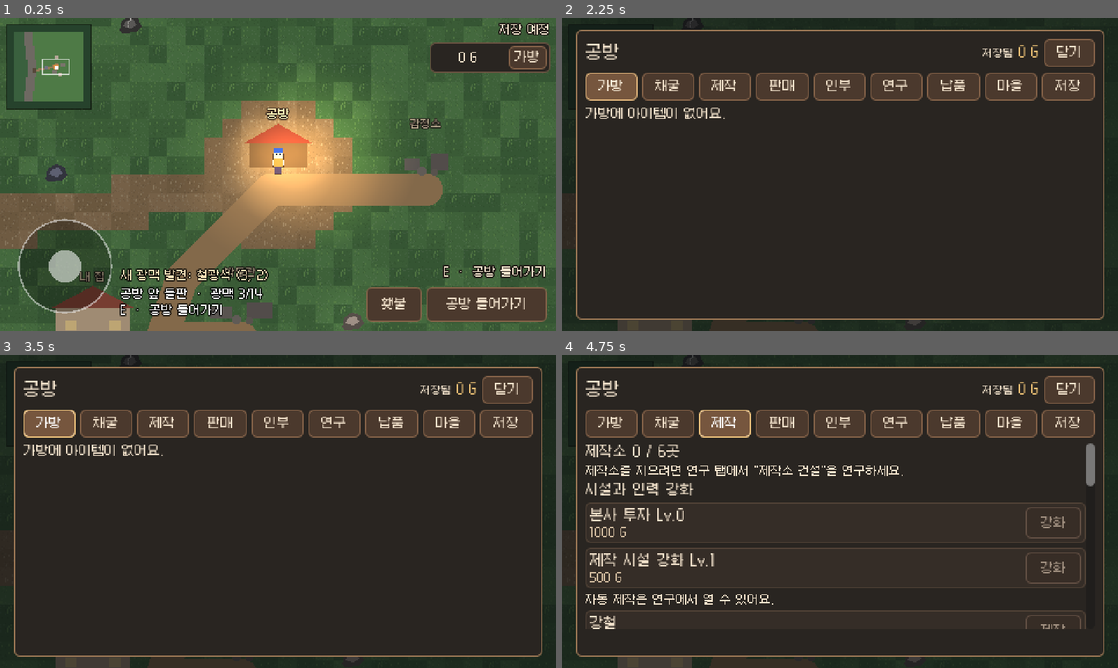
Above: before the commit, frames 1-4 (two rows, left to right).
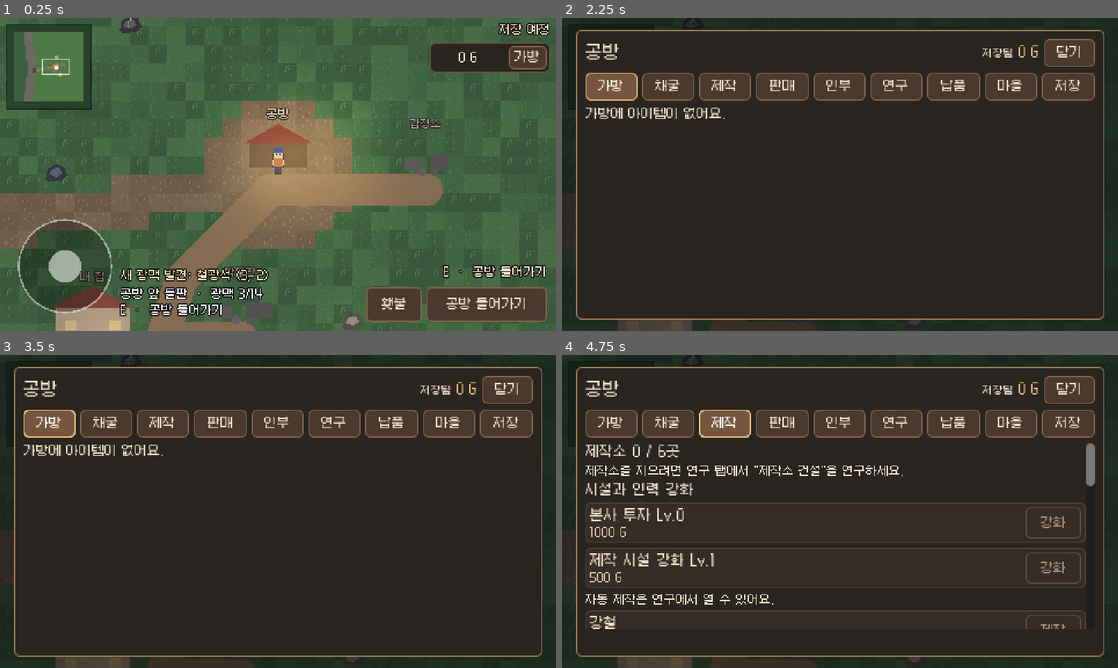
Above: after the commit, the same moments.

Repository: Bellsier/mining-workshop-godot
Game: Godot game, scene res://scenes/world/world_map.tscn
Two runs of this game, one before a commit and one after it. Both use one fixed random seed, a clock stepped at 60 frames per second and the inputs below.
Inputs:
- Up to frame 1 (0.25 s): no input
- Up to frame 2 (2.25 s): click "가방" at 0.5 s; click "닫기" at 1.25 s; click "공방 들어가기" at 2 s
- Up to frame 3 (3.5 s): click "가방" at 2.75 s
- Up to frame 4 (4.75 s): click "채굴" at 3.5 s; click "제작" at 4.25 s

The runs differ from the first frame. In frame 1, 6.4% of the frame differs, in the area x 19-67%, y 26-100%; in frame 2, less than 0.1%; in frame 3, less than 0.1%; in frame 4, less than 0.1%.

Commit message:
Draw the dusk light into one small light map, as the web game does
Godot's 2D lights shade every pixel of everything once per light, so the
dozen lamps of a village halved the frame rate of the software-rendered
web build (21 -> 11 fps in headless Chromium) and slowed the Firefox and
WebKit save E2E past their waits.

scripts/world/world_light.gd ports web light.js tdRenderLighting: the
darkness is painted into a light map of 0.34 of the screen, every light
clears a soft hole in it (a multiply blend, like canvas destination-out)
and leaves its warm or ore coloured glow, and the map is laid over the
world once, under the HUD. The map shrinks to 0.25 and 0.2 when frames
get slow (tdQualityFor). The light list now follows tdLightList and the
lights it is given: the lantern and aura round the player, the workshop
lamp and windows, hut forges, found veins in the web colours, torches,
workers, open facilities, the plaza lamps, the house and garden
lanterns. 19 fps again in the same build.

world_objects_test checks the light map size, that no per-light 2D
light or canvas tint is left, the web's light list and the quality
steps and dusk cycle.

Co-Authored-By: Claude Opus 5.5 <noreply@anthropic.com>
Claude-Session: https://claude.ai/code/session_01Ni93vnhU9bsfByP9NM4NRG

Diff:
--- /dev/null
+++ b/scripts/world/world_light.gd
@@ -0,0 +1,277 @@
+extends Node2D
+## The dusk tint and its lights, drawn like web topdown/light.js tdRenderLighting: the darkness is painted into a
+## small "light map" (a fraction of the screen), every light clears a soft hole in it and leaves a warm or ore
+## coloured glow, and the map is laid over the world once. So any number of lights costs one small map and one
+## screen pass (Godot's own 2D lights shade every pixel of everything once per light, which halved the frame
+## rate of the software-rendered web build). The map shrinks by itself when frames get slow (web tdQualityFor).
+## Drawing only: no game value depends on it and nothing is saved.
+
+const Layout := preload("res://scripts/village_layout.gd")
+
+const UNIT := 64.0
+## web TD_LIGHT
+const CYCLE_MS := 8 * 60 * 1000
+const MIN_DARK := 0.10
+const MAX_DARK := 0.34
+const AMBIENT := Color8(16, 22, 42)
+const MAP_SCALE := [0.34, 0.25, 0.2]
+## web TD_RES_COLORS[resource][0]: the glow colour of a found vein.
+const VEIN_RGB := {
+	"iron": Color8(0xb8, 0x70, 0x4f), "coal": Color8(0x2c, 0x30, 0x34), "mana": Color8(0x8a, 0x5c, 0xd6),
+	"crystal": Color8(0x4f, 0xc4, 0xdc), "rareMetal": Color8(0xb9, 0xc3, 0xcc), "relic": Color8(0xc9, 0xa2, 0x4a),
+	"cosmicShard": Color8(0xe0, 0x6f, 0xa8), "plasma": Color8(0xff, 0x4f, 0xcf),
+}
+const WARM := Color8(255, 210, 130)
+
+## Clears the dark: dst *= (1 - a), where a is the hole's strength times its soft edge. Multiplying colour and
+## alpha alike keeps the map premultiplied, as the canvas 'destination-out' of the web leaves it.
+const HOLE_SHADER := """
+shader_type canvas_item;
+render_mode blend_mul, unshaded;
+void fragment() {
+	COLOR = vec4(1.0 - COLOR.a);
+}
+"""
+
+var economy: Node
+var world: RefCounted
+var player: Node2D
+var workers: Node
+## Fixed darkness for tests and screenshots (web TD.forceDarkness); negative follows the clock.
+var force_darkness := -1.0
+var quality := 0
+
+var _map: SubViewport
+var _dark: Node2D
+var _holes: Node2D
+var _glows: Node2D
+var _hole_tex: Texture2D
+var _glow_tex: Texture2D
+var _lights: Array = []
+var _darkness := MIN_DARK
+var _frames := 0
+var _frame_avg := -1.0
+var _checks := 0
+
+
+func setup(game_economy: Node, world_state: RefCounted, walker: Node2D, worker_node: Node) -> void:
+	economy = game_economy
+	world = world_state
+	player = walker
+	workers = worker_node
+	z_index = 4000
+	z_as_relative = false
+	_hole_tex = _radial([[0.0, 1.0], [0.55, 0.45], [1.0, 0.0]])
+	_glow_tex = _radial([[0.0, 1.0], [0.5, 0.4], [1.0, 0.0]])
+	_map = SubViewport.new()
+	_map.name = "LightMap"
+	_map.transparent_bg = true
+	_map.disable_3d = true
+	_map.render_target_update_mode = SubViewport.UPDATE_ALWAYS
+	add_child(_map)
+	_dark = _painter("Dark", null)
+	var hole_material := ShaderMaterial.new()
+	hole_material.shader = Shader.new()
+	hole_material.shader.code = HOLE_SHADER
+	_holes = _painter("Holes", hole_material)
+	_glows = _painter("Glows", null)
+	_dark.draw.connect(func() -> void: _dark.draw_rect(Rect2(Vector2.ZERO, Vector2(_map.size)), Color(AMBIENT, _darkness)))
+	_holes.draw.connect(_draw_holes)
+	_glows.draw.connect(_draw_glows)
+	var shown := CanvasItemMaterial.new()
+	shown.blend_mode = CanvasItemMaterial.BLEND_MODE_PREMULT_ALPHA
+	material = shown
+
+
+## A radial fade from the centre to the edge of the square, white with these [offset, alpha] stops.
+static func _radial(stops: Array) -> Texture2D:
+	var gradient := Gradient.new()
+	gradient.offsets = PackedFloat32Array(stops.map(func(s: Array) -> float: return s[0]))
+	gradient.colors = PackedColorArray(stops.map(func(s: Array) -> Color: return Color(1, 1, 1, s[1])))
+	var texture := GradientTexture2D.new()
+	texture.gradient = gradient
+	texture.fill = GradientTexture2D.FILL_RADIAL
+	texture.fill_from = Vector2(0.5, 0.5)
+	texture.fill_to = Vector2(1.0, 0.5)
+	texture.width = 64
+	texture.height = 64
+	return texture
+
+
+func _painter(node_name: String, mat: Material) -> Node2D:
+	var node := Node2D.new()
+	node.name = node_name
+	node.material = mat
+	_map.add_child(node)
+	return node
+
+
+## web tdAmbientDarkness: a smooth cycle between MIN_DARK and MAX_DARK.
+static func darkness(now_ms: float) -> float:
+	var ph := fposmod(now_ms, CYCLE_MS) / CYCLE_MS
+	var k := 0.5 - 0.5 * cos(ph * TAU)
+	return MIN_DARK + (MAX_DARK - MIN_DARK) * k
+
+
+## web tdFlicker
+static func flicker(now_ms: float, seed: float) -> float:
+	return 0.88 + 0.12 * sin(now_ms / 140.0 + seed) * sin(now_ms / 53.0 + seed * 1.7)
+
+
+## web tdQualityFor: 0 full, 1 reduced, 2 low, from the average frame time in ms.
+static func quality_for(avg_ms: float, current: int) -> int:
+	if avg_ms > 34.0:
+		return 2
+	if avg_ms > 24.0:
+		return maxi(current, 1)
+	if avg_ms < 19.0 and current > 0:
+		return current - 1
+	return current
+
+
+## Every light in world units {kind, x, y, r, rgb, strength, glow} (web tdLightList with the village, plaza,
+## house, garden and worker lights it is given). `at` is the player's feet, or null inside nothing.
+static func light_list(world_state: RefCounted, village: Dictionary, garden_carry: int, at: Variant, now_ms: float,
+		dark: float, worker_spots: Array) -> Array:
+	var out: Array = []
+	if at is Vector2:
+		# graphics pass 2 lantern: next to nothing in full day, a soft warm pool at the darkest dusk
+		var k := clampf((dark - MIN_DARK - 0.02) / (MAX_DARK - MIN_DARK - 0.02), 0.0, 1.0)
+		out.append({"kind": "lantern", "x": at.x, "y": at.y - 0.22, "r": 1.1 + 0.5 * k, "rgb": Color8(255, 214, 150),
+			"strength": 0.12 + 0.68 * k, "glow": 0.4 + 0.9 * k})
+		out.append({"kind": "aura", "x": at.x, "y": at.y - 0.15, "r": 0.8, "rgb": Color8(255, 236, 190), "strength": 0.6})
+	var b: Vector2i = world_state.base
+	out.append({"kind": "lamp", "x": b.x + 0.62, "y": b.y - 0.3, "r": 1.6 * flicker(now_ms, 1), "rgb": WARM, "strength": 0.9})
+	for i in 2:
+		out.append({"kind": "window", "x": b.x + [-0.24, 0.26][i], "y": b.y - 0.3, "r": 0.55, "rgb": WARM, "strength": 0.5 * flicker(now_ms, 3 + i)})
+	for i in world_state.workshops.size():
+		var w: Dictionary = world_state.workshops[i]
+		out.append({"kind": "forge", "x": w.x - 0.17, "y": w.y - 0.2, "r": 0.7 * flicker(now_ms, 7 + i), "rgb": Color8(255, 150, 70), "strength": 0.6})
+	for m: Dictionary in world_state.mines:
+		if not world_state.is_discovered(m):
+			continue # a hidden vein never glows: light must not give it away
+		var secured: bool = m.developmentState == "secured"
+		out.append({"kind": "vein", "x": m.x, "y": m.y - 0.05, "r": 0.8 if secured else 0.55,
+			"rgb": VEIN_RGB.get(m.resource, Color8(0xcc, 0xcc, 0xcc)), "strength": 0.5 if secured else 0.32})
+	for i in world_state.torches.size():
+		var t: Dictionary = world_state.torches[i]
+		out.append({"kind": "torch", "x": t.x, "y": t.y - 0.25, "r": 1.35 * flicker(now_ms, 11 + i * 2.3), "rgb": Color8(255, 176, 92),
+			"strength": 0.95, "glow": 2.4})
+	# web tdWorkerLights: a small lamp over each worker in sight
+	for p: Vector2 in worker_spots:
+		out.append({"kind": "worker", "x": p.x, "y": p.y - 0.3, "r": 0.75, "rgb": Color8(255, 236, 190), "strength": 0.45})
+	# web tdVillageLights: the open facilities
+	var sites: Dictionary = village.get("sites", {}) if village.get("sites") is Dictionary else {}
+	var stage: Dictionary = village.get("stage", {}) if village.get("stage") is Dictionary else {}
+	for i in Layout.ORDER.size():
+		var k: String = Layout.ORDER[i]
+		var site: Variant = sites.get(k)
+		if not site is Dictionary or int(stage.get(k, 0)) < 2:
+			continue
+		if k == "appraiser":
+			out.append({"kind": "village", "x": site.x - 0.2, "y": site.y - 0.2, "r": 0.6, "rgb": WARM, "strength": 0.5 * flicker(now_ms, 20 + i)})
+		else:
+			var donated: int = village.get("donated", []).size()
+			out.append({"kind": "village", "x": site.x, "y": site.y - 0.25, "r": 0.9, "rgb": Color8(255, 220, 150),
+				"strength": 0.4 + 0.04 * mini(6, ceili(donated / 2.0))})
+	if village.get("district") is Dictionary:
+		var parts := Layout.district_parts(village.district)
+		# web tdPlazaLights: the two plaza lamps; tdHouseLights: the house's door lantern
+		for i in 2:
+			out.append({"kind": "plaza", "x": parts.plaza.x + [-1, 1][i] * 0.72, "y": parts.plaza.y + 0.5 - 0.3, "r": 0.85,
+				"rgb": Color8(255, 214, 140), "strength": 0.62 * flicker(now_ms, 40 + i)})
+		out.append({"kind": "house", "x": parts.house.x + 0.23, "y": parts.house.y - 0.31, "r": 0.85, "rgb": Color8(255, 206, 128),
+			"strength": 0.5 * flicker(now_ms, 61)})
+		# web tdGardenLights: stone lanterns in the garden, not the one being carried
+		var cells := Layout.garden_cells(village)
+		var i := 0
+		for d: Dictionary in village.get("decor", []):
+			var cell := int(d.cell)
+			if cell != garden_carry and cell < cells.size() and Layout.decor_def(d.kind).get("light", false):
+				out.append({"kind": "garden", "x": cells[cell].x, "y": cells[cell].y - 0.2, "r": 0.6, "rgb": Color8(255, 214, 140),
+					"strength": 0.45 * flicker(now_ms, 80 + cell + i)})
+			i += 1
+	return out
+
+
+func _process(delta: float) -> void:
+	if world == null:
+		return
+	# web: the average frame time sets the quality, checked every 30 frames, the first 20 frames not counted
+	_frames += 1
+	if _frames > 20:
+		var dt := minf(100.0, delta * 1000.0)
+		_frame_avg = dt if _frame_avg < 0.0 else _frame_avg * 0.95 + dt * 0.05
+		_checks += 1
+		if _checks % 30 == 0:
+			quality = quality_for(_frame_avg, quality)
+	var now := Time.get_unix_time_from_system() * 1000.0
+	_darkness = force_darkness if force_darkness >= 0.0 else darkness(now)
+	var spots: Array = []
+	if workers != null:
+		for s: Dictionary in workers._sim.values():
+			if not s.get("hidden", false):
+				spots.append(Vector2(s.x, s.y))
+	var village: Dictionary = economy.state.village if economy != null else {}
+	var carry: int = int(economy.garden_ui.carry) if economy != null else -1
+	var at: Variant = player.position / UNIT if is_instance_valid(player) else null
+	_lights = light_list(world, village, carry, at, now, _darkness, spots)
+	var screen := get_viewport_rect().size
+	var scale_k: float = MAP_SCALE[quality]
+	var size := Vector2i(maxi(1, ceili(screen.x * scale_k)), maxi(1, ceili(screen.y * scale_k)))
+	if _map.size != size:
+		_map.size = size
+	_dark.queue_redraw()
+	_holes.queue_redraw()
+	_glows.queue_redraw()
+	queue_redraw()
+
+
+## Where a world point lands on the light map, and how many map pixels one world unit is.
+func _to_map(x: float, y: float) -> Vector2:
+	var screen := get_viewport().get_canvas_transform() * (Vector2(x, y) * UNIT)
+	return screen * (Vector2(_map.size) / get_viewport_rect().size)
+
+
+func _unit_on_map() -> float:
+	return UNIT * get_viewport().get_canvas_transform().get_scale().x * float(_map.size.x) / get_viewport_rect().size.x
+
+
+## Lights off the map are skipped (web onScreen).
+func _on_map(l: Dictionary, unit: float) -> bool:
+	var p := _to_map(l.x, l.y)
+	var r: float = l.r * unit
+	return not (p.x + r < 0.0 or p.y + r < 0.0 or p.x - r > _map.size.x or p.y - r > _map.size.y)
+
+
+func _draw_holes() -> void:
+	var unit := _unit_on_map()
+	for l: Dictionary in _lights:
+		if not _on_map(l, unit):
+			continue
+		var p := _to_map(l.x, l.y)
+		var r: float = l.r * unit
+		_holes.draw_texture_rect(_hole_tex, Rect2(p - Vector2(r, r), Vector2(r, r) * 2.0), false, Color(1, 1, 1, l.strength))
+
+
+## web: soft coloured glows over the cleared dark (not for the helmet lamp, which only clears).
+func _draw_glows() -> void:
+	var unit := _unit_on_map()
+	var k := 0.35 + _darkness * 1.4
+	for l: Dictionary in _lights:
+		if l.kind == "headlamp" or not _on_map(l, unit):
+			continue
+		var p := _to_map(l.x, l.y)
+		var rr: float = l.r * unit * 0.75
+		var a := minf(0.42, 0.16 * l.strength * k * float(l.get("glow", 1.0)))
+		var c: Color = l.rgb
+		_glows.draw_texture_rect(_glow_tex, Rect2(p - Vector2(rr, rr), Vector2(rr, rr) * 2.0), false, Color(c, a))
+
+
+## The light map over the whole screen (in world coordinates, under the HUD).
+func _draw() -> void:
+	var inverse := get_viewport().get_canvas_transform().affine_inverse()
+	var screen := get_viewport_rect().size
+	var top_left := inverse * Vector2.ZERO
+	var bottom_right := inverse * screen
+	draw_texture_rect(_map.get_texture(), Rect2(top_left, bottom_right - top_left), false)
--- a/scripts/world/world_objects.gd
+++ b/scripts/world/world_objects.gd
@@ -2,8 +2,7 @@
 ## What stands on the world map besides the ground, the veins and the scenery (web topdown render/sprites/light):
 ## the village ground (plaza, roads, garden lawn), the craft huts, the appraiser and the museum by restoration
 ## stage, the player's house, the garden decorations and the torches, with their wall boxes (they block the
-## player like the web worldObstacles), and the light: a slow dusk cycle with warm lights at the workshop lamp,
-## the huts' forges, the found veins, the torches, the lantern decorations and round the player.
+## player like the web worldObstacles), the hired workers (world_workers.gd) and the dusk light (world_light.gd).
 ## Drawing and collision only; the rules are in scripts/workshop.gd and scripts/village_layout.gd.
 
 const WorldData := preload("res://scripts/world/world_data.gd")
@@ -11,15 +10,6 @@
 const FONT := preload("res://fonts/Galmuri9.ttf")
 
 const UNIT := 64.0
-## web TD_LIGHT: one day-to-dusk cycle, the lightest and darkest tint and its colour.
-const CYCLE_MS := 8 * 60 * 1000
-const MIN_DARK := 0.10
-const MAX_DARK := 0.34
-const AMBIENT := Color8(16, 22, 42)
-const VEIN_LIGHT := {
-	"iron": Color("c8b8a8"), "coal": Color("8a8ca0"), "mana": Color("58c9a6"), "crystal": Color("a9dafb"),
-	"rareMetal": Color("edbd64"), "relic": Color("df8b66"), "cosmicShard": Color("c99aee"), "plasma": Color("ea7ec7"),
-}
 
 var economy: Node
 var world: RefCounted
@@ -27,12 +17,7 @@
 var _bodies: Node2D
 var _bodies_key := ""
 var _draw_key := ""
-var _modulate: CanvasModulate
-var _lights: Node2D
-var _light_texture: Texture2D
-var _player_lights: Array[PointLight2D] = []
-var _lights_key := ""
-var _flicker: Array = []
+var light: Node2D
 
 
 func setup(game_economy: Node, world_state: RefCounted, walker: Node2D) -> void:
@@ -42,20 +27,14 @@
 	_bodies = Node2D.new()
 	_bodies.name = "VillageBodies"
 	add_child(_bodies)
-	_lights = Node2D.new()
-	_lights.name = "Lights"
-	add_child(_lights)
 	var workers := preload("res://scripts/world/world_workers.gd").new()
 	workers.name = "Workers"
 	add_child(workers)
 	workers.setup(economy, world)
-	_modulate = CanvasModulate.new()
-	_modulate.name = "Dusk"
-	get_parent().get_parent().add_child.call_deferred(_modulate)
-	_light_texture = _make_light_texture()
-	for i in 2:
-		var light := _light()
-		_player_lights.append(light)
+	light = preload("res://scripts/world/world_light.gd").new()
+	light.name = "Light"
+	add_child(light)
+	light.setup(economy, world, player, workers)
 	if economy != null:
 		economy.changed.connect(_refresh)
 	_refresh()
@@ -88,12 +67,7 @@
 			_add_box(Layout.object_box("workshop", w.x, w.y))
 		for o: Dictionary in Layout.village_boxes(village, int(economy.garden_ui.carry) if economy != null else -1):
 			_add_box(o)
-	var lights_key := JSON.stringify([key, world.torches, world.mines.filter(func(m: Dictionary) -> bool: return world.is_discovered(m)).map(
-		func(m: Dictionary) -> Array: return [m.id, m.developmentState])])
-	if lights_key != _lights_key:
-		_lights_key = lights_key
-		_build_fixed_lights()
-	var draw_key := JSON.stringify([lights_key, world.workshops, village.get("stage"), economy.garden_ui if economy != null else {}])
+	var draw_key := JSON.stringify([key, world.torches, world.workshops, village.get("stage"), economy.garden_ui if economy != null else {}])
 	if draw_key != _draw_key:
 		_draw_key = draw_key
 		queue_redraw()
@@ -108,92 +82,6 @@
 	body.position = Vector2((o.minX + o.maxX) / 2.0, (o.minY + o.maxY) / 2.0) * UNIT
 	body.add_child(shape)
 	_bodies.add_child(body)
-
-
-# --- light ---------------------------------------------------------------------------------------------------
-
-## web tdAmbientDarkness: a smooth cycle between MIN_DARK and MAX_DARK.
-static func darkness(now_ms: float) -> float:
-	var ph := fposmod(now_ms, CYCLE_MS) / CYCLE_MS
-	var k := 0.5 - 0.5 * cos(ph * TAU)
-	return MIN_DARK + (MAX_DARK - MIN_DARK) * k
-
-
-func _make_light_texture() -> Texture2D:
-	var gradient := Gradient.new()
-	gradient.set_color(0, Color(1, 1, 1, 1))
-	gradient.set_color(1, Color(1, 1, 1, 0))
-	var texture := GradientTexture2D.new()
-	texture.gradient = gradient
-	texture.fill = GradientTexture2D.FILL_RADIAL
-	texture.fill_from = Vector2(0.5, 0.5)
-	texture.fill_to = Vector2(1.0, 0.5)
-	texture.width = 128
-	texture.height = 128
-	return texture
-
-
-func _light() -> PointLight2D:
-	var light := PointLight2D.new()
-	light.texture = _light_texture
-	light.blend_mode = Light2D.BLEND_MODE_ADD
-	_lights.add_child(light)
-	return light
-
-
-## A light of radius `r` world units at (x, y) (web tdLightList entries).
-func _place(light: PointLight2D, x: float, y: float, r: float, color: Color, strength: float) -> void:
-	light.position = to_px(x, y)
-	light.texture_scale = r
-	light.color = color
-	light.energy = strength * 0.55
-
-
-func _build_fixed_lights() -> void:
-	for child in _lights.get_children():
-		if child not in _player_lights:
-			child.queue_free()
-	_flicker.clear()
-	var warm := Color8(255, 210, 130)
-	var b: Vector2i = world.base
-	# [light, x, y, radius, colour, strength, flicker seed, flicker the radius (else the strength)]
-	_flicker.append([_light(), b.x + 0.62, b.y - 0.3, 1.6, warm, 0.9, 1.0, true])
-	_flicker.append([_light(), b.x - 0.24, b.y - 0.3, 0.55, warm, 0.5, 3.0, false])
-	_flicker.append([_light(), b.x + 0.26, b.y - 0.3, 0.55, warm, 0.5, 4.0, false])
-	for i in world.workshops.size():
-		var w: Dictionary = world.workshops[i]
-		_flicker.append([_light(), w.x - 0.17, w.y - 0.2, 0.7, Color8(255, 150, 70), 0.6, 7.0 + i, true])
-	for m: Dictionary in world.mines:
-		if not world.is_discovered(m):
-			continue # a hidden vein never glows: light must not give it away
-		var secured: bool = m.developmentState == "secured"
-		_place(_light(), m.x, m.y - 0.05, 0.8 if secured else 0.55, VEIN_LIGHT.get(m.resource, Color.WHITE), 0.5 if secured else 0.32)
-	for i in world.torches.size():
-		var t: Dictionary = world.torches[i]
-		_flicker.append([_light(), t.x, t.y - 0.25, 1.35, Color8(255, 176, 92), 0.95, 11.0 + i * 2.3, true])
-	var village := _village()
-	var cells := Layout.garden_cells(village)
-	for d: Dictionary in village.get("decor", []):
-		if Layout.decor_def(d.kind).get("light", false) and int(d.cell) < cells.size():
-			_place(_light(), cells[d.cell].x, cells[d.cell].y - 0.2, 0.9, Color8(255, 214, 150), 0.6)
-
-
-func _process(_delta: float) -> void:
-	if world == null:
-		return
-	var now := Time.get_unix_time_from_system() * 1000.0
-	var dark := darkness(now)
-	_modulate.color = Color(1, 1, 1).lerp(AMBIENT, dark)
-	# web tdFlicker: 0.88 + 0.12 sin(t / 140 + seed) sin(t / 53 + 1.7 seed)
-	for f: Array in _flicker:
-		var flick := 0.88 + 0.12 * sin(now / 140.0 + f[6]) * sin(now / 53.0 + f[6] * 1.7)
-		_place(f[0], f[1], f[2], f[3] * (flick if f[7] else 1.0), f[4], f[5] * (1.0 if f[7] else flick))
-	if is_instance_valid(player):
-		var at: Vector2 = player.position / UNIT
-		# web tdLanternLight: next to nothing in full day, a warm pool at the darkest dusk
-		var k := clampf((dark - MIN_DARK - 0.02) / (MAX_DARK - MIN_DARK - 0.02), 0.0, 1.0)
-		_place(_player_lights[0], at.x, at.y - 0.22, 1.1 + 0.5 * k, Color8(255, 214, 150), 0.12 + 0.68 * k)
-		_place(_player_lights[1], at.x, at.y - 0.15, 0.8, Color8(255, 236, 190), 0.6)
 
 
 # --- drawing -------------------------------------------------------------------------------------------------
--- a/tools/world_objects_test.gd
+++ b/tools/world_objects_test.gd
@@ -75,6 +75,24 @@
 			var objects: Node = current_scene.get_node("World/Objects")
 			var boxes: int = objects.get_node("VillageBodies").get_child_count()
 			_check(boxes == 2 + 2 + 1, "the huts, the two facilities and the house have wall boxes (got %d)" % boxes)
+			# the dusk light is one small light map over the screen (web tdRenderLighting), not one 2D light per lamp
+			var light: Node = objects.get_node("Light")
+			var map: SubViewport = light.get_node("LightMap")
+			var screen: Vector2 = light.get_viewport_rect().size
+			_check(map.size == Vector2i(ceili(screen.x * 0.34), ceili(screen.y * 0.34)), "the light map is 0.34 of the screen (got %s)" % map.size)
+			_check(current_scene.find_children("*", "PointLight2D", true, false).is_empty() and current_scene.find_children("*", "CanvasModulate", true, false).is_empty(),
+				"no per-light 2D lights or canvas tint")
+			var kinds := {}
+			for l: Dictionary in light._lights:
+				kinds[l.kind] = int(kinds.get(l.kind, 0)) + 1
+			var found: int = eco.world.mines.filter(func(m: Dictionary) -> bool: return eco.world.is_discovered(m)).size()
+			_check(kinds.get("lamp") == 1 and kinds.get("window") == 2 and kinds.get("forge") == 2 and kinds.get("vein", 0) == found
+				and kinds.get("lantern") == 1 and kinds.get("aura") == 1 and kinds.get("plaza") == 2 and kinds.get("house") == 1,
+				"the web's lights: the lamp, two windows, a forge per hut, a glow per found vein only, the player's lantern and aura, the plaza lamps, the house (got %s)" % kinds)
+			var LightScript: GDScript = light.get_script()
+			_check(LightScript.quality_for(40.0, 0) == 2 and LightScript.quality_for(30.0, 0) == 1 and LightScript.quality_for(20.0, 1) == 1
+				and LightScript.quality_for(18.0, 2) == 1 and is_equal_approx(LightScript.darkness(0.0), 0.10) and is_equal_approx(LightScript.darkness(4 * 60 * 1000.0), 0.34),
+				"the web's quality steps and dusk cycle")
 			var hut: Dictionary = eco.world.workshops[0]
 			_put(Vector2(hut.x, hut.y + 0.3))
 			_next()
Not shown, added: scripts/world/world_light.gd.uid
Not shown, changed: docs/FEATURE_PARITY.md
